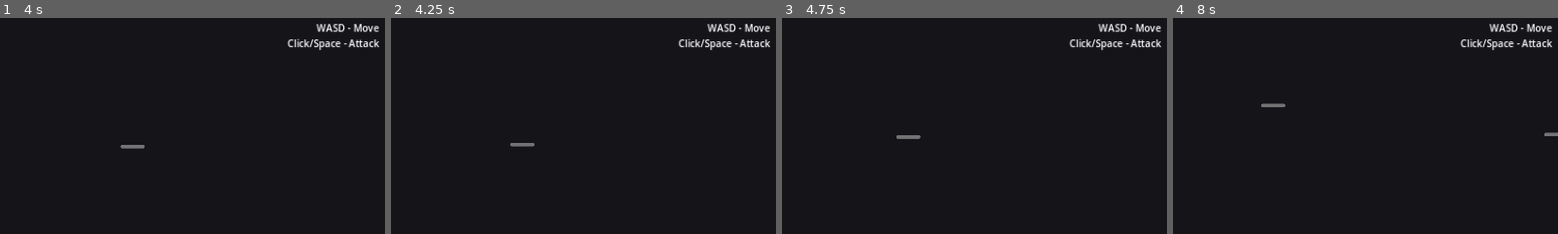
Above: before the commit, frames 1-4 (left to right).
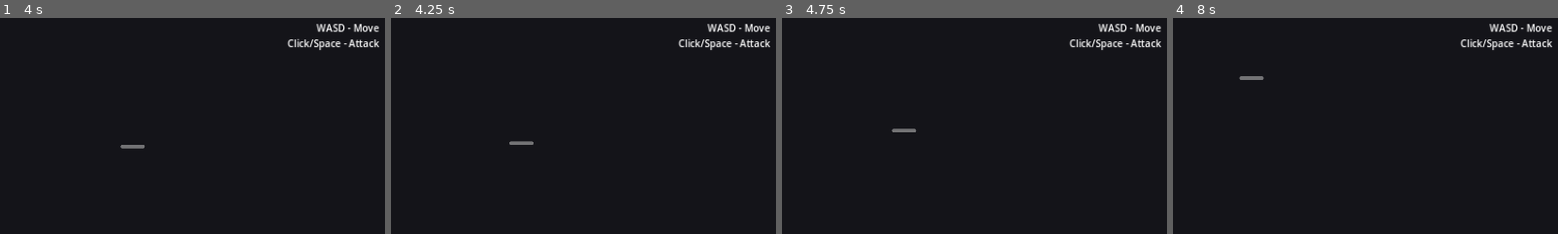
Above: after the commit, the same moments.

Repository: thegoatleroyjenkins/arpg-game
Game: Godot game, scene res://main.tscn
Two runs of this game, one before a commit and one after it. Both use one fixed random seed, a clock stepped at 60 frames per second and the inputs below.
Inputs (mouse positions are % of the whole screen's width and height, from its top left):
- Up to frame 1 (4 s): tap Enter (ui_accept) at 0.5, 0.77, 1.25, 2, 2.75, 3.5, 3.77 s; move the mouse to (72, 45) at 0.52 s; press the mouse at (72, 45) at 0.53 s; hold D (move_right) 0.53-1.25 s; release the mouse at (72, 45) at 1.25 s; drag from (29, 55) to (18, 13) at 1.27 s; move the mouse to (60, 28) at 2.02 s; press the mouse at (60, 28) at 2.03 s; hold D (move_right) 2.03-2.75 s; tap Q (dash) at 2.1 s; release the mouse at (60, 28) at 2.75 s; drag from (45, 70) to (80, 75) at 2.77 s; move the mouse to (80, 65) at 3.52 s; press the mouse at (80, 65) at 3.53 s; hold A (move_left) from 3.53 s (still down)
- Up to frame 2 (4.25 s): keep holding A (move_left)
- Up to frame 3 (4.75 s): release A (move_left) at 4.25 s; release the mouse at (80, 65) at 4.25 s; tap Enter (ui_accept) at 4.25 s; drag from (19, 35) to (30, 62) at 4.27 s
- Up to frame 4 (8 s): move the mouse to (55, 50) at 5.02 s; press the mouse at (55, 50) at 5.03 s; hold S (move_down) 5.03-5.75 s; tap Q (dash) at 5.1 s; release the mouse at (55, 50) at 5.75 s; drag from (35, 24) to (30, 62) at 5.77 s; move the mouse to (72, 45) at 6.52 s; press the mouse at (72, 45) at 6.53 s; hold W (move_up) 6.53-7.25 s; tap Enter (ui_accept) at 6.77 s; release the mouse at (72, 45) at 7.25 s; drag from (29, 55) to (66, 39) at 7.27 s
The pictures show only the part of the screen within x 50-100%, y 0-50%; the shares and areas given below are measured in that part.

Frame 1 is identical in both runs. In frame 2, 0.1% of the frame differs, in the area x 30-38%, y 56-60%; in frame 3, 0.2%; in frame 4, 0.3%, in the area x 17-100%, y 26-55%.

Commit message:
Add Bruiser and Assassin enemy archetypes with spawn/drop tuning

Diff:
--- a/enemy.gd
+++ b/enemy.gd
@@ -2,7 +2,7 @@
 extends CharacterBody2D
 
 # Enemy types with different behaviors
-enum EnemyType { GRUNT, FAST, TANK, RANGED }
+enum EnemyType { GRUNT, FAST, TANK, RANGED, BRUISER, ASSASSIN }
 
 # Base stats (will be modified by type)
 @export var enemy_type: EnemyType = EnemyType.GRUNT
@@ -108,6 +108,32 @@
 			attack_cooldown_time = 1.2
 			sprite.modulate = Color(0.8, 0.3, 1)  # Purple
 
+		EnemyType.BRUISER:
+			# Mid-speed frontline with heavy hits
+			max_health = 90
+			damage = 18
+			xp_value = 45
+			wander_speed = 24.0
+			chase_speed = 95.0
+			retreat_speed = 85.0
+			detection_range = 220.0
+			attack_range = 50.0
+			attack_cooldown_time = 1.1
+			sprite.modulate = Color(1.0, 0.55, 0.2)  # Orange
+
+		EnemyType.ASSASSIN:
+			# Fragile but very high pressure
+			max_health = 25
+			damage = 16
+			xp_value = 40
+			wander_speed = 55.0
+			chase_speed = 165.0
+			retreat_speed = 190.0
+			detection_range = 280.0
+			attack_range = 35.0
+			attack_cooldown_time = 0.55
+			sprite.modulate = Color(0.95, 0.95, 0.2)  # Yellow
+
 func _setup_detection_area():
 	detection_area = Area2D.new()
 	detection_area.name = "DetectionArea"
@@ -204,6 +230,8 @@
 		EnemyType.FAST: return Color(0.3, 1, 0.3)
 		EnemyType.TANK: return Color(0.4, 0.4, 0.4)
 		EnemyType.RANGED: return Color(0.8, 0.3, 1)
+		EnemyType.BRUISER: return Color(1.0, 0.55, 0.2)
+		EnemyType.ASSASSIN: return Color(0.95, 0.95, 0.2)
 	return Color.WHITE
 
 func _update_health_bar():
@@ -232,4 +260,6 @@
 		EnemyType.FAST: return "Fast"
 		EnemyType.TANK: return "Tank"
 		EnemyType.RANGED: return "Ranged"
+		EnemyType.BRUISER: return "Bruiser"
+		EnemyType.ASSASSIN: return "Assassin"
 	return "Unknown"
--- a/main.gd
+++ b/main.gd
@@ -53,14 +53,18 @@
 
 		# Random enemy type with weighted distribution
 		var rand = randf()
-		if rand < 0.45:
+		if rand < 0.35:
 			enemy.enemy_type = Enemy.EnemyType.GRUNT
-		elif rand < 0.75:
+		elif rand < 0.58:
 			enemy.enemy_type = Enemy.EnemyType.FAST
-		elif rand < 0.90:
+		elif rand < 0.74:
 			enemy.enemy_type = Enemy.EnemyType.TANK
+		elif rand < 0.86:
+			enemy.enemy_type = Enemy.EnemyType.RANGED
+		elif rand < 0.94:
+			enemy.enemy_type = Enemy.EnemyType.BRUISER
 		else:
-			enemy.enemy_type = Enemy.EnemyType.RANGED
+			enemy.enemy_type = Enemy.EnemyType.ASSASSIN
 
 		# Position away from player start
 		var valid_position = false
@@ -191,6 +195,8 @@
 		Enemy.EnemyType.FAST: drop_chance = 0.4
 		Enemy.EnemyType.TANK: drop_chance = 0.5
 		Enemy.EnemyType.RANGED: drop_chance = 0.45
+		Enemy.EnemyType.BRUISER: drop_chance = 0.55
+		Enemy.EnemyType.ASSASSIN: drop_chance = 0.5
 
 	if rand > drop_chance:
 		return  # No drop
Not shown, changed: README.md
